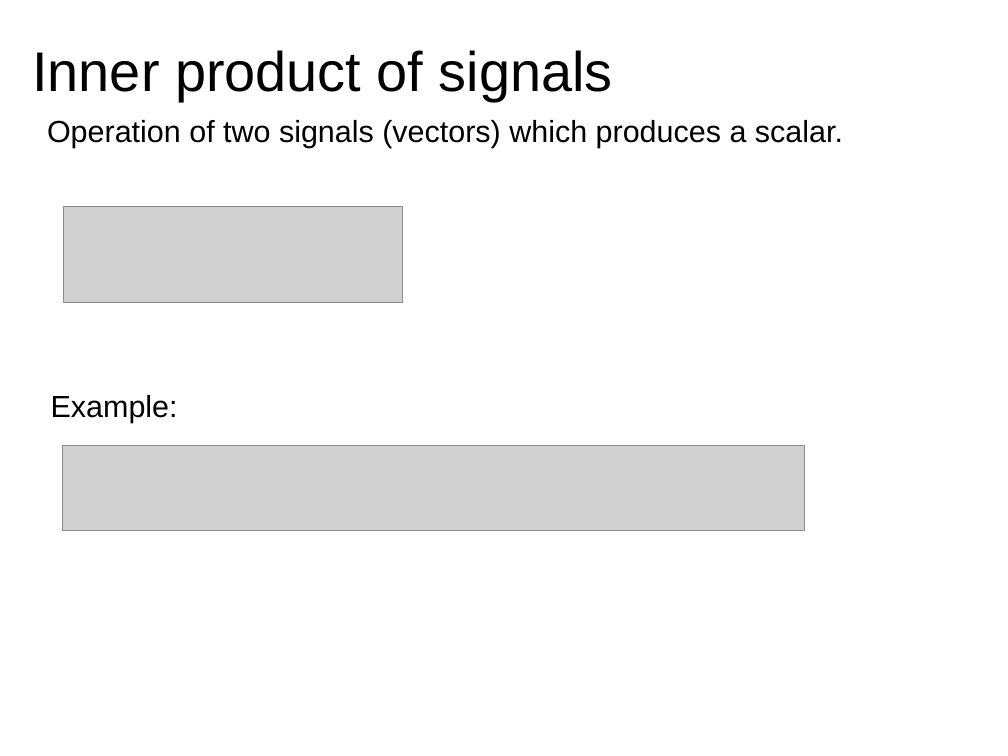
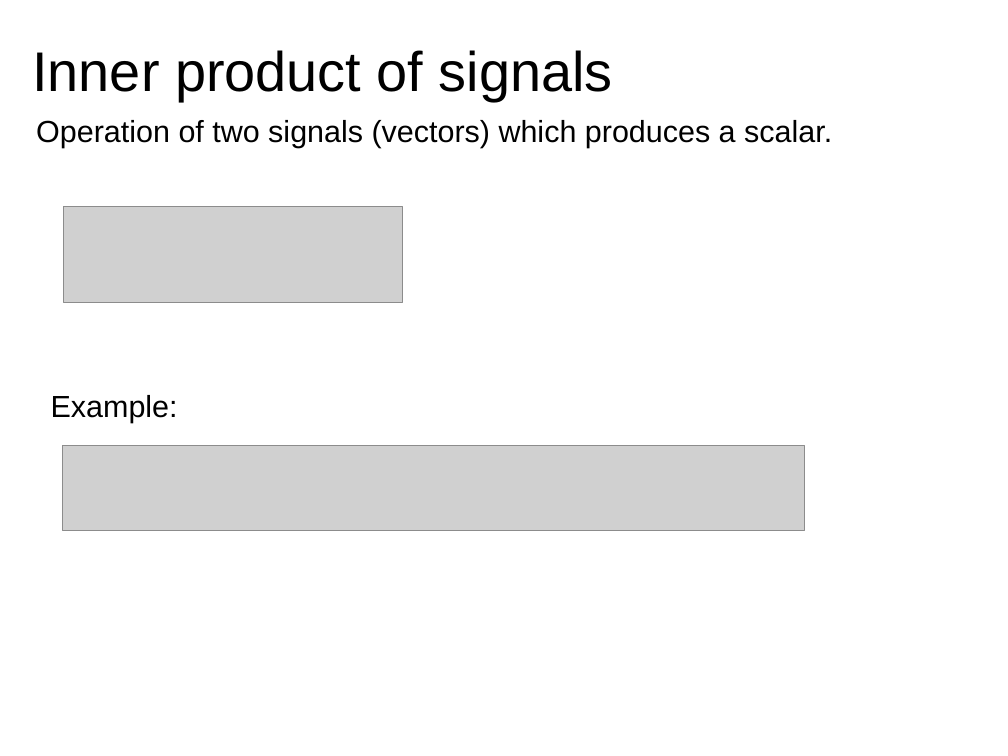
Before and after one commit to MTG/sms-tools, a slide deck: slide 10 of teaching-material/lectures/lect1-Introduction/1-Basic-mathematics.odp. Drawn at 1008x756 pixels with LibreOffice and Linux fonts; fonts in the diff are those of the drawing; grey boxes stand for pictures. Boxes give left, top, right and bottom in pixels: in the first picture for what was removed or moved away, otherwise in the second. Text is boxed around its words. In the diff, an @@ line names an element or a change of style, - is before the commit and + after.

```diff
--- a/teaching-material/lectures/lect1-Introduction/1-Basic-mathematics.odp
+++ b/teaching-material/lectures/lect1-Introduction/1-Basic-mathematics.odp
@@ text "Operation of two signals (vectors) ...": place and size @@
-text "Operation of two signals (vectors) ..." at (47,120,843,148)
+text "Operation of two signals (vectors) ..." at (36,120,832,148)
```
Also in this commit, not shown: 6 other slides changed, 10 other files.
